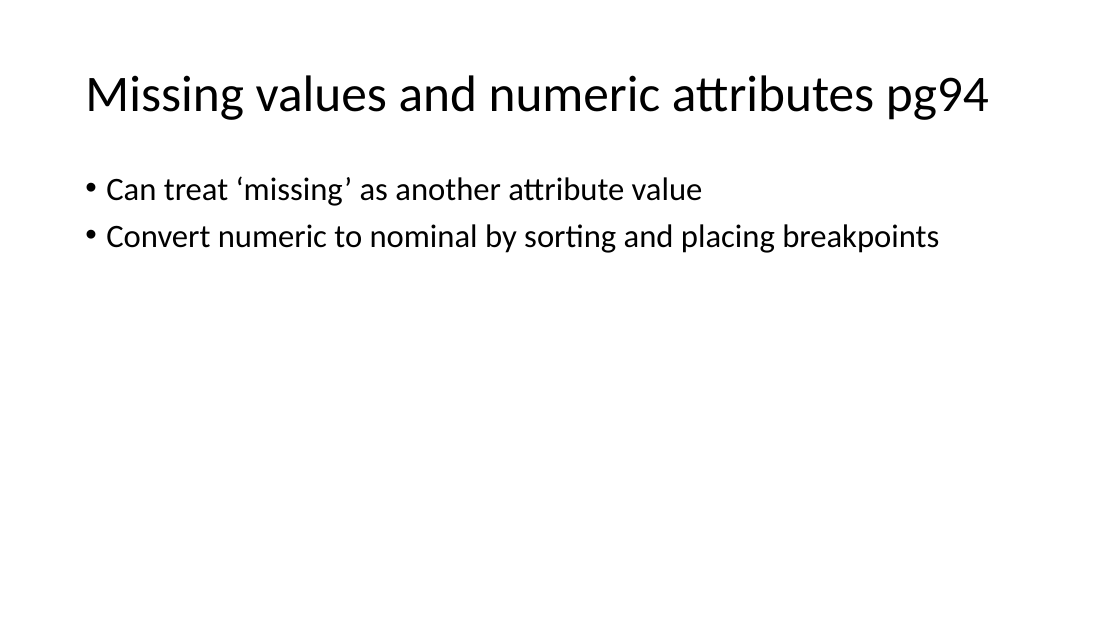
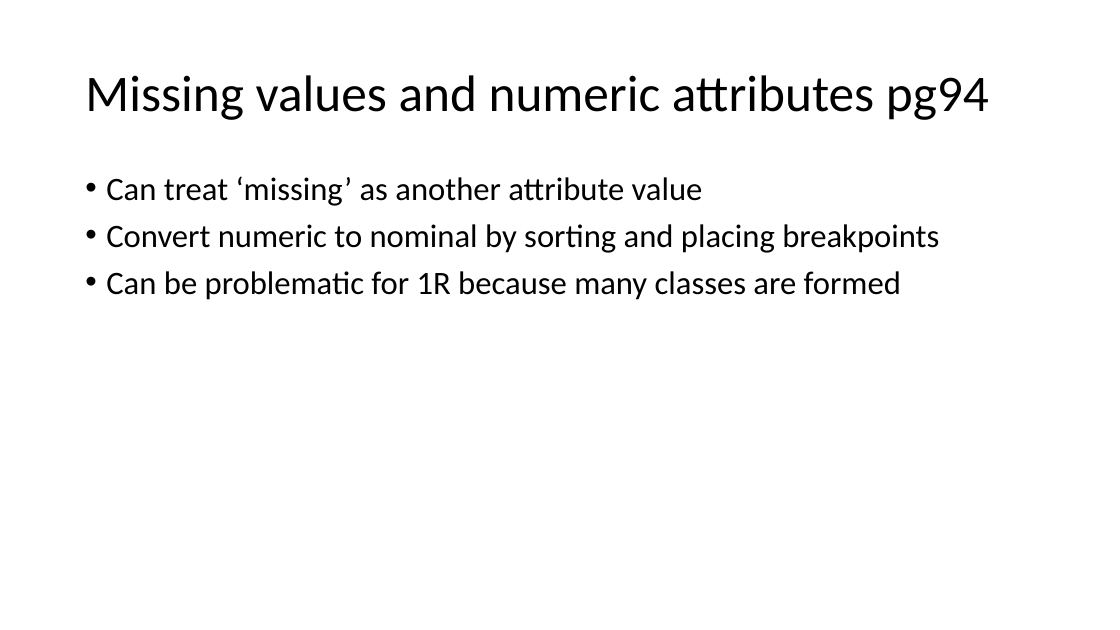
Before and after one commit to russellu/cs405, a slide deck: slide 5 of Lecture_Algorithms.pptx. Drawn at 1120x630 pixels with LibreOffice and Linux fonts; fonts in the diff are those of the drawing. Boxes give left, top, right and bottom in pixels: in the first picture for what was removed or moved away, otherwise in the second. Text is boxed around its words. In the diff, an @@ line names an element or a change of style, - is before the commit and + after.

```diff
--- a/Lecture_Algorithms.pptx
+++ b/Lecture_Algorithms.pptx
@@ text at <box>106,271,901,300</box>: paragraph added @@
+• Can be problematic for 1R because many classes are formed
```
Also in this commit, not shown: 33 slides added.
